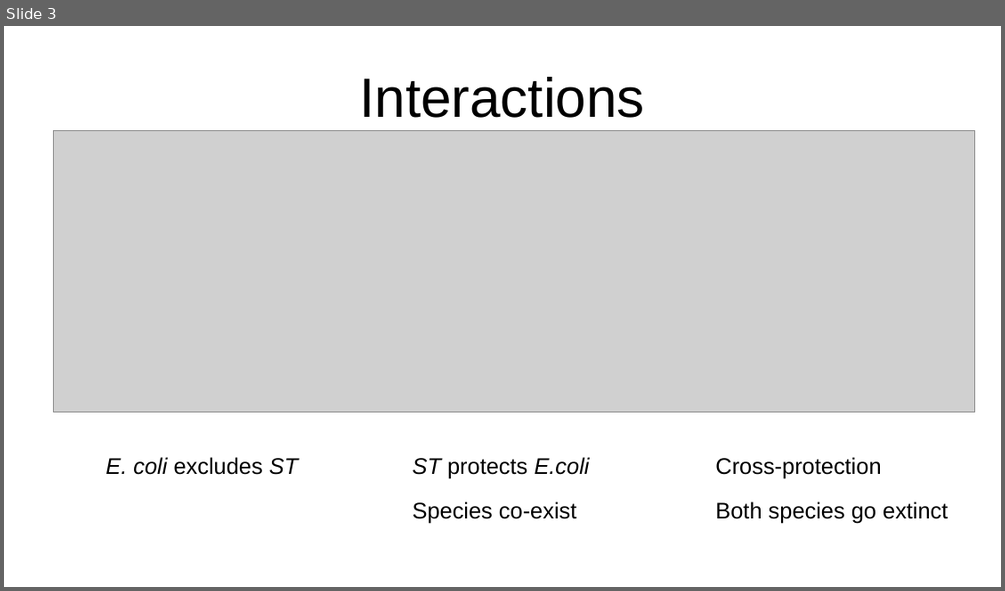
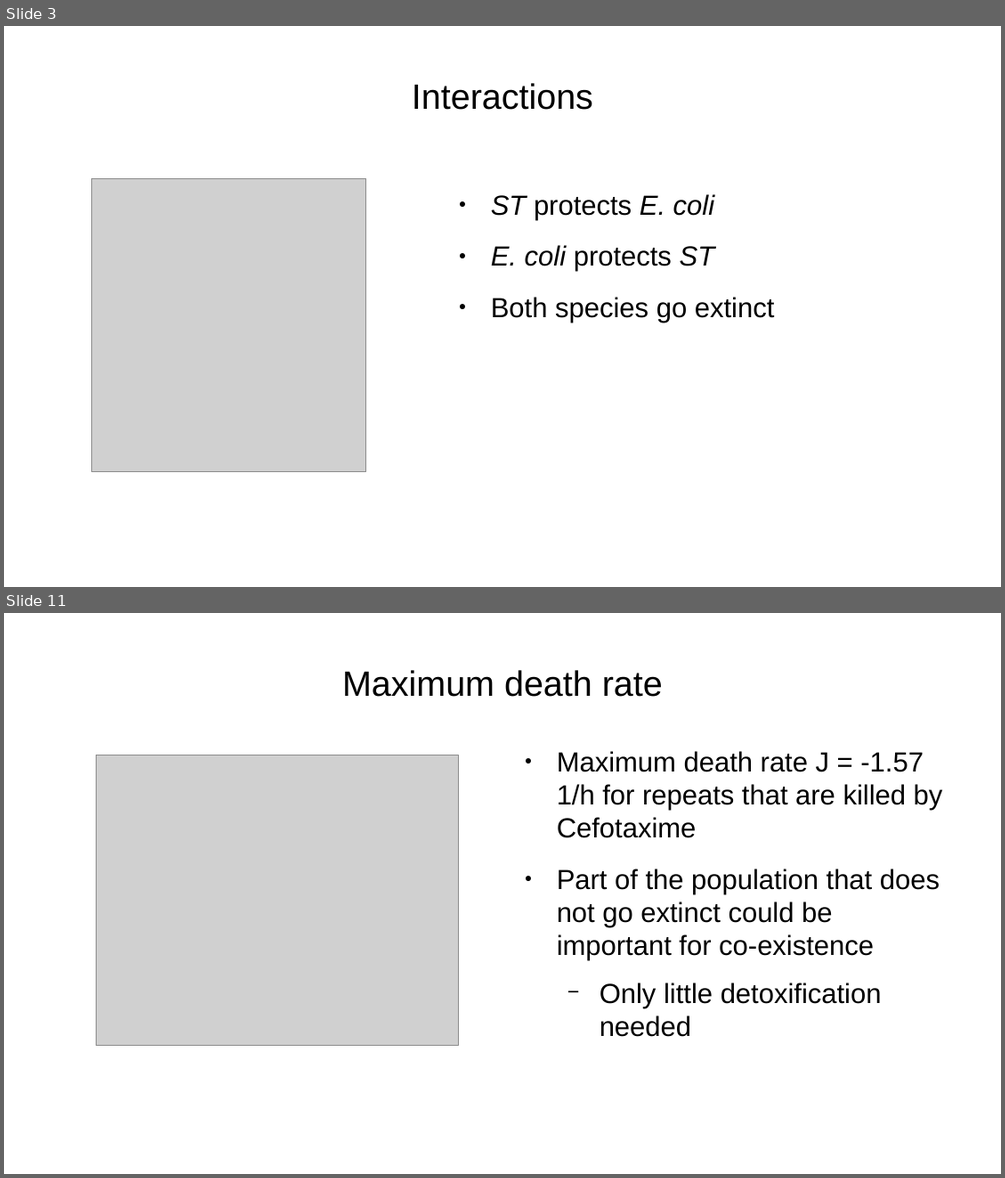
Before and after one commit to nahanoo/toxicity_kuleuven, a slide deck: presentation.odp. Shown one above the other, each under a label of ours: slide 3 before the commit, slides 3 and 11 after it; the slides between them are not shown. The pictures are 1005x591 and 1005x1178 pixels, drawn with LibreOffice and Linux fonts; fonts in the diff are those of the drawing; grey boxes stand for pictures. Boxes give left, top, right and bottom in pixels: in the first picture for what was removed or moved away, otherwise in the second. Text is boxed around its words. In the diff, an @@ line names an element or a change of style, - is before the commit and + after.

```diff
--- a/presentation.odp
+++ b/presentation.odp
@@ slide 11 added at bbox=[4, 613, 1001, 1174], background #FFFFFF @@
@@ title added at bbox=[342, 670, 663, 697], 28 pt, text #000000 @@
+Maximum death rate
@@ picture added at bbox=[97, 755, 459, 1045] @@
@@ text added at bbox=[557, 751, 943, 1037], 22 pt, text #000000 @@
+● Maximum death rate J = -1.57 1/h for repeats that are killed by Cefotaxime
+● Part of the population that does not go extinct could be important for co-existence
+  − Only little detoxification needed
@@ slide 3 changed as well @@
@@ title "Interactions" at bbox=[412, 83, 593, 110]: size 44 to 28 pt @@
@@ picture: place and size @@
-picture at bbox=[54, 131, 976, 413]
+picture at bbox=[92, 178, 367, 471]
@@ text added at bbox=[491, 194, 775, 322], 22 pt, text #000000 @@
+● ST protects E. coli
+● E. coli protects ST
+● Both species go extinct
@@ text removed at bbox=[105, 457, 298, 475] @@
-E. coli excludes ST
@@ text removed at bbox=[413, 457, 590, 524] @@
-ST protects E.coli
-Species co-exist
@@ text removed at bbox=[715, 457, 947, 524] @@
-Cross-protection
-Both species go extinct
```
Also in this commit, not shown: 1 other slide changed, 15 other slides added, 2 slides removed, 28 other files.
